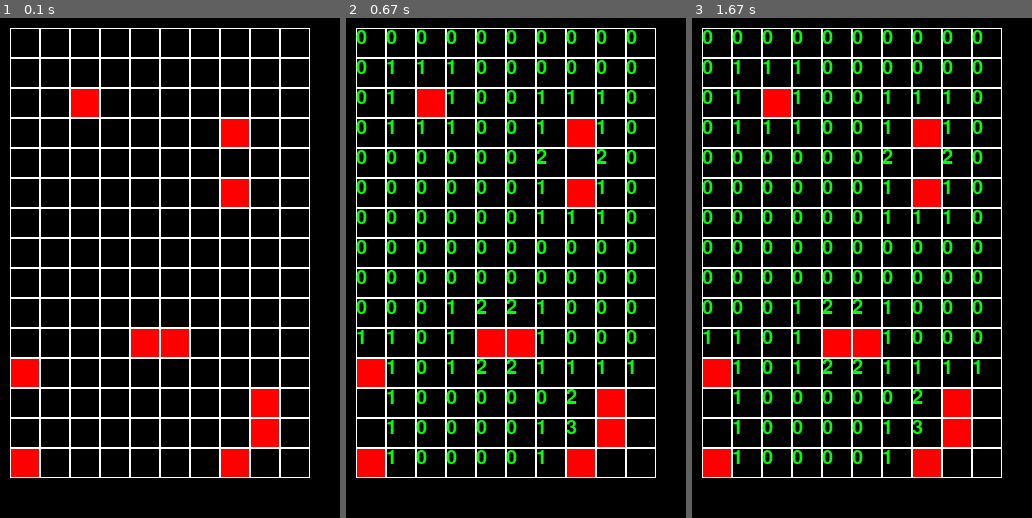
Above: before the commit, frames 1-3 (left to right).
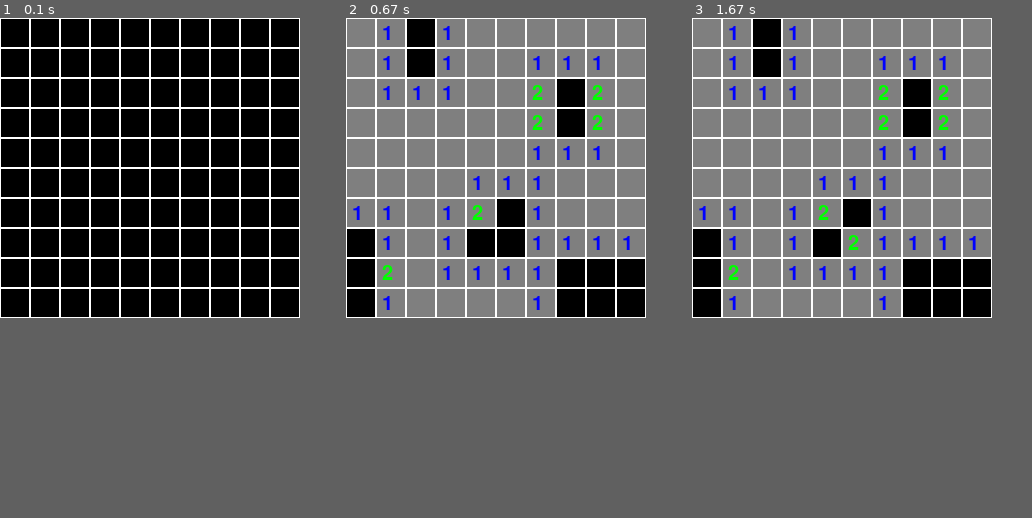
Above: after the commit, the same moments.

Repository: Nikita112003/pygame-project
Game: pygame game, started from main.py
Same seed, same stepped clock (60 frames per second), same inputs: the game is played once before the commit and once after it.
Inputs (mouse positions are in pixels of both pictures, inside the frame that each line leads up to):
- Up to frame 1 (0.1 s): no input
- Up to frame 2 (0.67 s): press the mouse at (495, 188) at 0.37 s; move the mouse to (461, 178) at 0.47 s; release the mouse at (424, 168) at 0.6 s
- Up to frame 3 (1.67 s): click (872, 233) at 0.72 s
In our replay, the window is 340x500 before the commit and 300x300 after it. These sizes can differ from the game's own. Grey fills any space a smaller window leaves; there, only what the larger window draws over its background counts as a difference.

The runs differ from the first frame. In frame 1, 21% of the frame differs, in the area x 0-92%, y 0-92%; in frame 2, 56%; in frame 3, 56%.

Commit message:
Изменен дизайн открытых клеток

Diff:
--- a/main.py
+++ b/main.py
@@ -26,18 +26,9 @@
             pass
 
     def render(self):
-        for x, i in zip(range(self.width), range(self.left, self.left + self.width * self.cell_size,
-                                                 self.cell_size)):
-            for y, j in zip(range(self.height), range(self.top, self.top + self.height * self.cell_size,
-                                                      self.cell_size)):
+        for i in range(self.left, self.left + self.width * self.cell_size, self.cell_size):
+            for j in range(self.top, self.top + self.height * self.cell_size, self.cell_size):
                 pygame.draw.rect(screen, pygame.Color('white'), [i, j, self.cell_size, self.cell_size], 1)
-                if self.board[x][y] == 10:
-                    pygame.draw.rect(screen, pygame.Color('red'),
-                                     (i + 1, j + 1, self.cell_size - 2, self.cell_size - 2))
-                elif self.board[x][y] != -1:
-                    font = pygame.font.Font(None, self.cell_size)
-                    text = font.render(str(self.board[x][y]), True, (0, 255, 0))
-                    screen.blit(text, (i, j))
 
     def set_view(self, left, top, cell_size):
         self.left = left
@@ -48,6 +39,16 @@
 class Minesweeper(Board):
     def __init__(self, width, height):
         super().__init__(width, height)
+        self.COLORS = [
+            pygame.Color('blue'),
+            pygame.Color('green'),
+            pygame.Color('red'),
+            pygame.Color('purple'),
+            pygame.Color('maroon'),
+            pygame.Color('turquoise'),
+            pygame.Color('black'),
+            pygame.Color('gray')
+        ]
         count = 0
         while count < 10:
             x, y = randint(0, width - 1), randint(0, height - 1)
@@ -99,15 +100,30 @@
                 if x + 1 < len(self.board) and y + 1 < len(self.board[x]) and self.board[x + 1][y + 1] == -1:
                     self.open_cell((x + 1, y + 1))
 
+    def render(self):
+        for i, width in zip(range(self.width), range(self.left, self.left + self.width * self.cell_size,
+                                                     self.cell_size)):
+            for j, height in zip(range(self.height), range(self.top, self.top + self.height * self.cell_size,
+                                                           self.cell_size)):
+                pygame.draw.rect(screen, pygame.Color('white'), [width, height, self.cell_size, self.cell_size], 1)
+                if self.board[i][j] != -1 and self.board[i][j] != 10:
+                    pygame.draw.rect(screen, pygame.Color('gray50'),
+                                     (width + 1, height + 1, self.cell_size - 2, self.cell_size - 2))
+                    if self.board[i][j] != 0:
+                        font = pygame.font.Font(None, self.cell_size)
+                        text = font.render(str(self.board[i][j]), True, self.COLORS[self.board[i][j] - 1])
+                        screen.blit(text, (width + self.cell_size / 5, height + self.cell_size / 5))
+
 
 if __name__ == '__main__':
     pygame.init()
-    size = 340, 500
+    size = 300, 300
     screen = pygame.display.set_mode(size)
-    pygame.display.set_caption('Дедушка сапера')
+    pygame.display.set_caption('Сапер')
     running = True
 
-    board = Minesweeper(10, 15)
+    board = Minesweeper(10, 10)
+    board.set_view(0, 0, 30)
     while running:
         for event in pygame.event.get():
             if event.type == pygame.QUIT:
